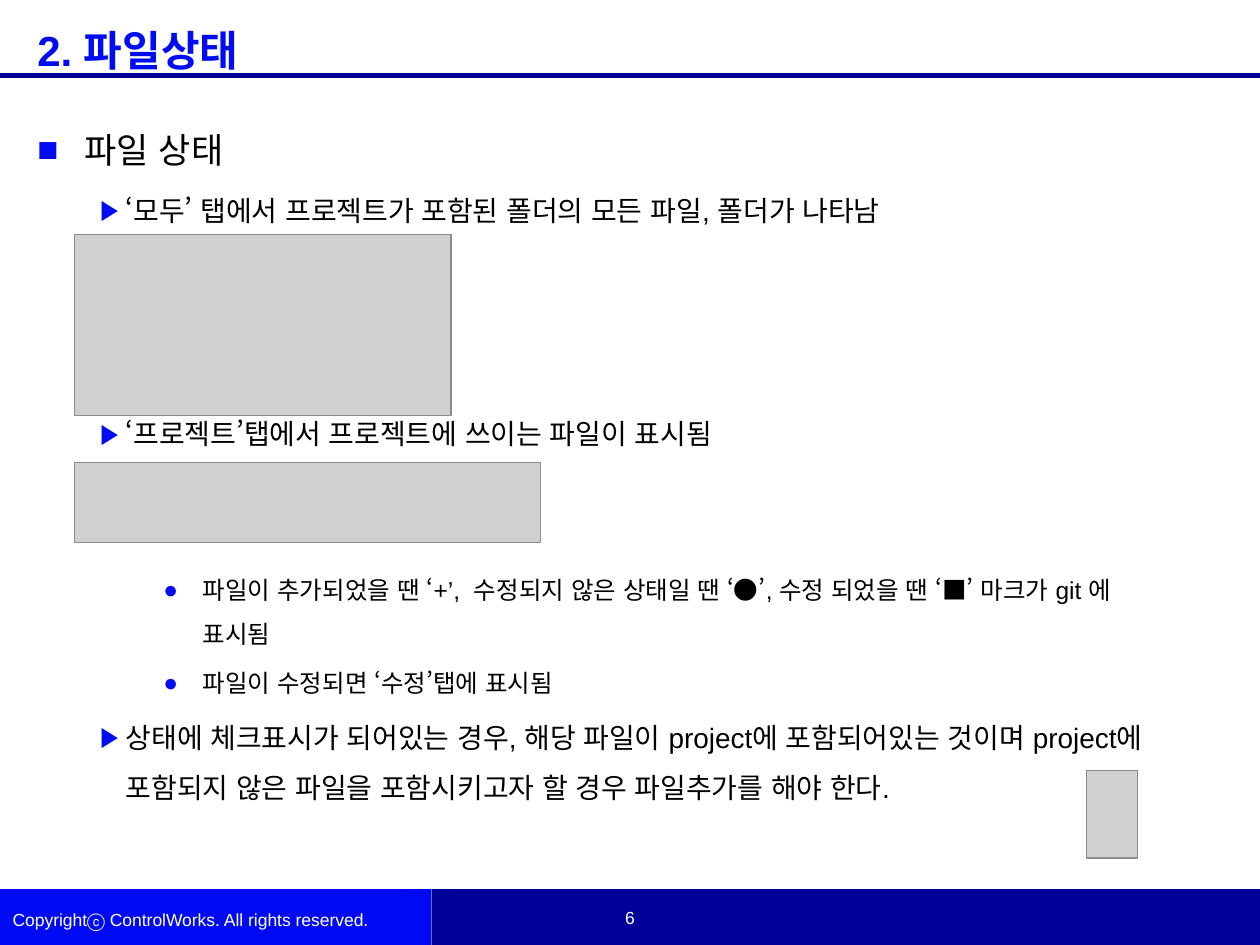
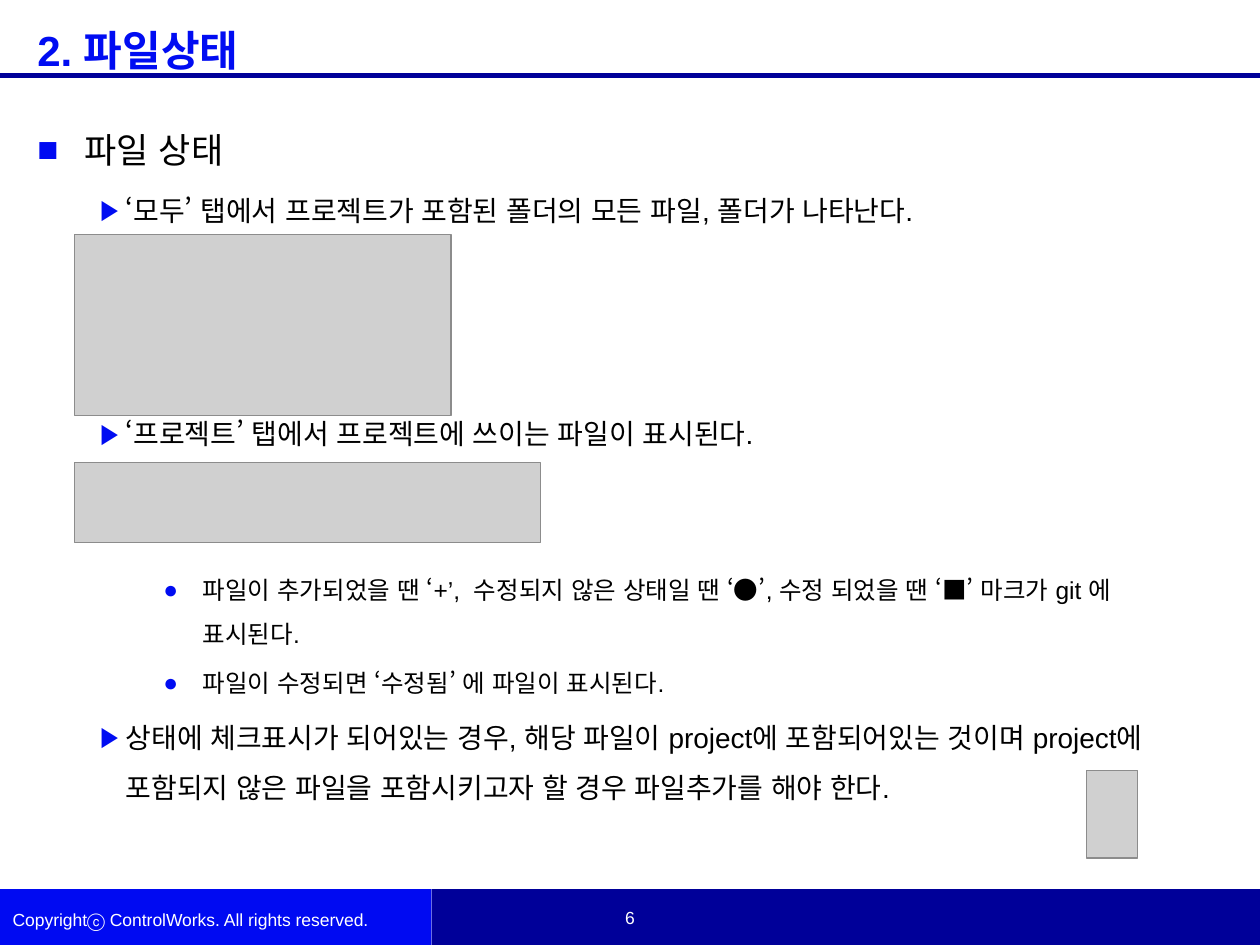
Before and after one commit to woojinKwon/kwj6355, a slide deck: slide 6 of Simulink Source Control.pptx. Drawn at 1260x945 pixels with LibreOffice and Linux fonts; fonts in the diff are those of the drawing; grey boxes stand for pictures; background and template pictures are left out. Boxes give left, top, right and bottom in pixels: in the first picture for what was removed or moved away, otherwise in the second. Text is boxed around its words. In the diff, an @@ line names an element or a change of style, - is before the commit and + after.

```diff
--- a/Simulink Source Control.pptx
+++ b/Simulink Source Control.pptx
@@ text at <box>126,196,1111,694</box>: text changed @@
-  ▶ ‘모두’ 탭에서 프로젝트가 포함된 폴더의 모든 파일, 폴더가 나타남
-  ▶ ‘프로젝트’탭에서 프로젝트에 쓰이는 파일이 표시됨
-    ● 파일이 추가되었을 땐 ‘+’, 수정되지 않은 상태일 땐 ‘●’, 수정 되었을 땐 ‘■’ 마크가 git 에 표시됨
-    ● 파일이 수정되면 ‘수정’탭에 표시됨
+  ▶ ‘모두’ 탭에서 프로젝트가 포함된 폴더의 모든 파일, 폴더가 나타난다.
+  ▶ ‘프로젝트’ 탭에서 프로젝트에 쓰이는 파일이 표시된다.
+    ● 파일이 추가되었을 땐 ‘+’, 수정되지 않은 상태일 땐 ‘●’, 수정 되었을 땐 ‘■’ 마크가 git 에 표시된다.
+    ● 파일이 수정되면 ‘수정됨’ 에 파일이 표시된다.
```
Also in this commit, not shown: 12 other slides changed, 3 slides added.
